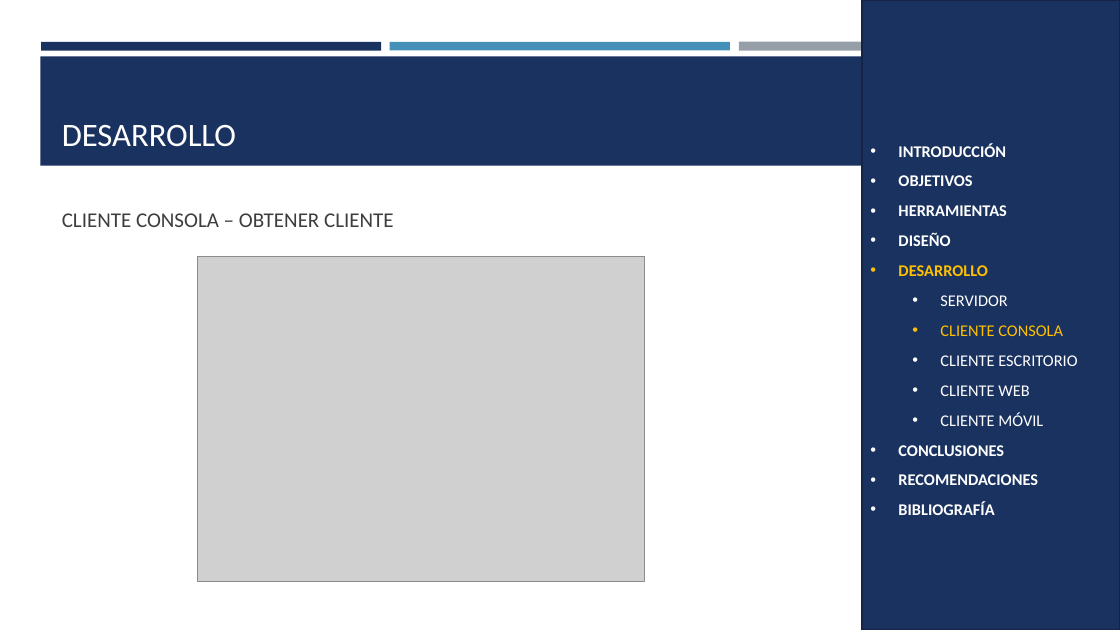
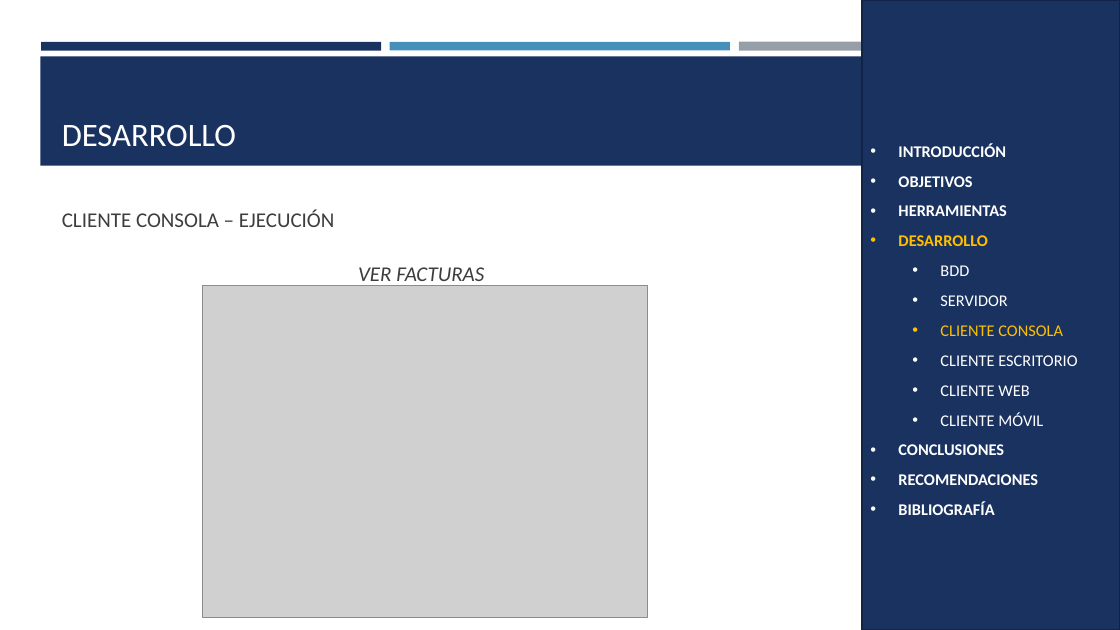
Before and after one commit to SDDrouet/Viajecito_Java_Restful, a slide deck: slide 20 of 04. DOCUMENTACIÓN/VIAJECITO_REST_JAVA_PRESENTACIÓN_GR03.pptx (slide 16 before the commit). Drawn at 1120x630 pixels with LibreOffice and Linux fonts; fonts in the diff are those of the drawing; grey boxes stand for pictures. Boxes give left, top, right and bottom in pixels: in the first picture for what was removed or moved away, otherwise in the second. Text is boxed around its words. In the diff, an @@ line names an element or a change of style, - is before the commit and + after.

```diff
--- a/04. DOCUMENTACIÓN/VIAJECITO_REST_JAVA_PRESENTACIÓN_GR03.pptx
+++ b/04. DOCUMENTACIÓN/VIAJECITO_REST_JAVA_PRESENTACIÓN_GR03.pptx
@@ rectangle "INTRODUCCIÓN" at box(862, 0, 1120, 630): outline #132547 1.75 pt to #122446 1.75 pt @@
@@ text at box(62, 209, 484, 287): text changed @@
-CLIENTE CONSOLA – OBTENER CLIENTE
+CLIENTE CONSOLA – EJECUCIÓN
+VER FACTURAS
@@ text in rectangle at box(898, 233, 950, 246): paragraph removed @@
-• DISEÑO
@@ text in rectangle at box(940, 265, 969, 276): paragraph added @@
+  • BDD
@@ picture: place and size @@
-picture at box(198, 256, 645, 581)
+picture at box(202, 285, 648, 618)
```
Also in this commit, not shown: 38 other slides changed, 8 slides added, 18 other files.
